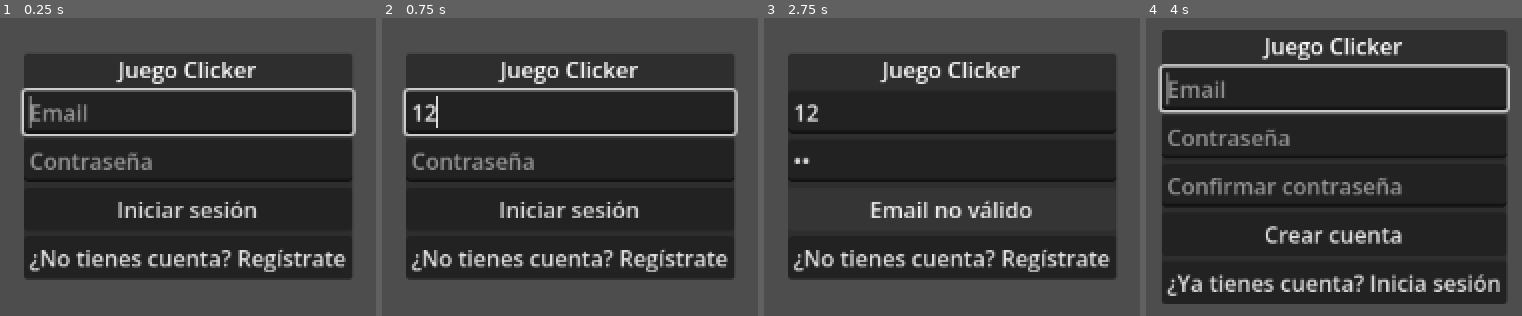
Above: before the commit, frames 1-4 (left to right).
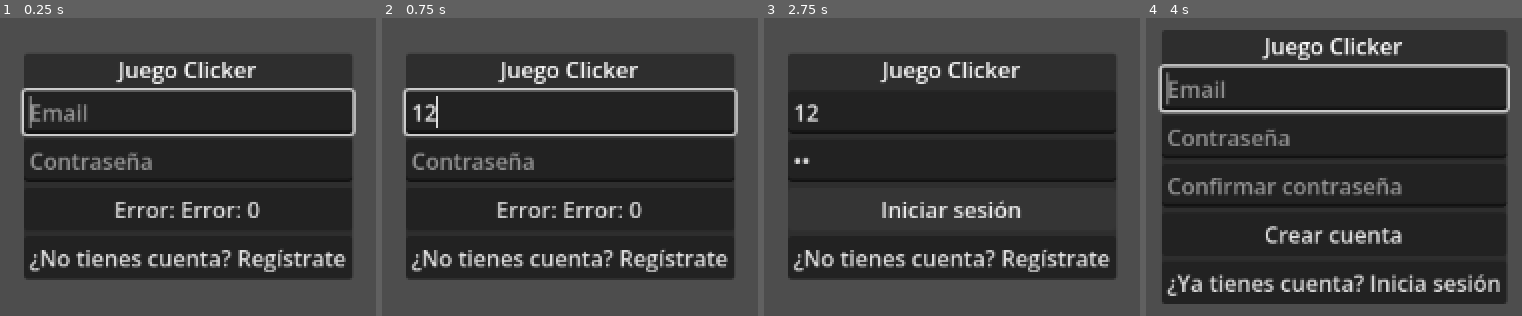
Above: after the commit, the same moments.

Repository: FormosoCrl/Juego-Clicker-Sin-Nombre-Por-Ahora
Game: Godot game, scene res://scenes/Login.tscn
Same seed, same stepped clock (60 frames per second), same inputs: the game is played once before the commit and once after it.
Inputs (mouse positions are in pixels of both pictures, inside the frame that each line leads up to):
- Up to frame 1 (0.25 s): no input
- Up to frame 2 (0.75 s): click (570, 113) at 0.52 s; type "12" at 0.6 s
- Up to frame 3 (2.75 s): click (952, 161) at 0.75 s; type "12" at 0.83 s; click "Iniciar sesión" (after the commit: "Error: Error: 0") at 1.25 s; click "Email no válido" at 2 s
- Up to frame 4 (4 s): click "Email no válido" (after the commit: "Iniciar sesión") at 2.75 s; click "¿No tienes cuenta? Regístrate" at 3.5 s

The runs differ from the first frame. In frame 1, 1.3% of the frame differs, in the area x 30-70%, y 61-68%; in frame 2, 1.3%; in frame 3, 1.5%, in the area x 28-72%, y 61-68%; in frame 4, nothing differs.

Commit message:
feat(firebase): autosave player state every 60s and on close

Diff:
--- a/juego-clicker/autoloads/Firebase.gd
+++ b/juego-clicker/autoloads/Firebase.gd
@@ -2,8 +2,8 @@
 
 # ─── CONFIGURACIÓN ────────────────────────────────────────────────────────────
 
-const FIREBASE_PROJECT_ID: String = ""
-const FIREBASE_API_KEY: String = ""
+const FIREBASE_PROJECT_ID: String = "clicker-8a1df"
+const FIREBASE_API_KEY: String = "AIzaSyDXTvWWj6etqLMeqnc_H-UMc44F8sB20CM"
 
 const FIRESTORE_URL: String = "https://firestore.googleapis.com/v1/projects/%s/databases/(default)/documents"
 const AUTH_URL: String = "https://identitytoolkit.googleapis.com/v1/accounts"
@@ -414,3 +414,11 @@
 			map[k] = _firestore_to_value(field["mapValue"]["fields"][k])
 		return map
 	return null
+
+# ─── AUTOSAVE ─────────────────────────────────────────────────────────────────
+
+func save_player_state() -> void:
+	if not _is_ready:
+		return
+	var path: String = "users/%s" % _uid
+	_patch(path, GameState.to_dict(), func(_r, _c, _b): pass)
--- a/juego-clicker/autoloads/GameState.gd
+++ b/juego-clicker/autoloads/GameState.gd
@@ -76,6 +76,19 @@
 func _ready() -> void:
 	energy = GameData.ENERGY_BASE_MAX
 	_recalculate_energy_max()
+	var autosave_timer := Timer.new()
+	autosave_timer.wait_time = 60.0
+	autosave_timer.autostart = true
+	autosave_timer.timeout.connect(_autosave)
+	add_child(autosave_timer)
+
+func _autosave() -> void:
+	Firebase.save_player_state()
+
+func _notification(what: int) -> void:
+	if what == NOTIFICATION_WM_CLOSE_REQUEST:
+		Firebase.save_player_state()
+		get_tree().quit()
 
 func _process(delta: float) -> void:
 	_process_energy_regen(delta)
